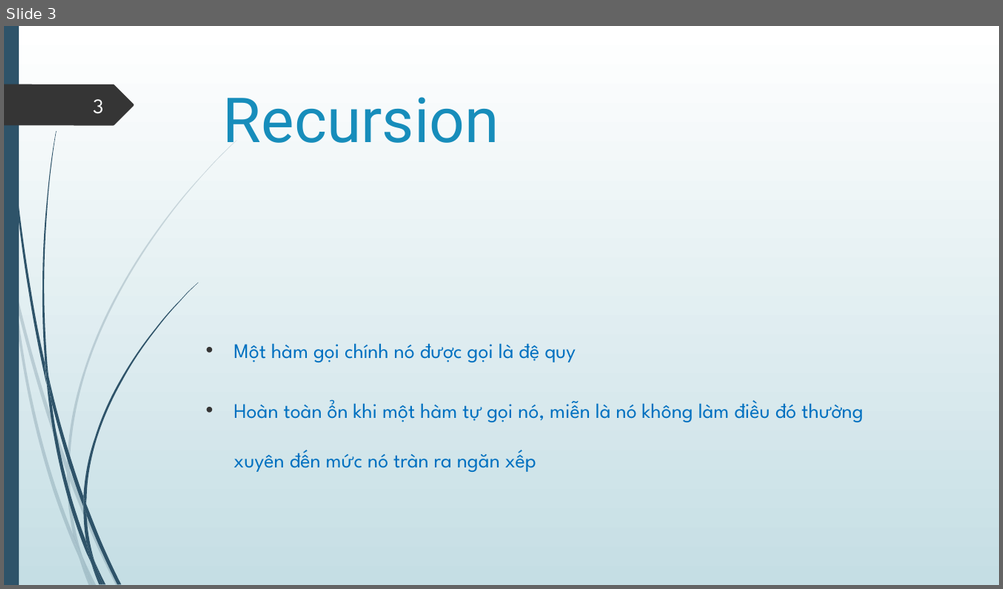
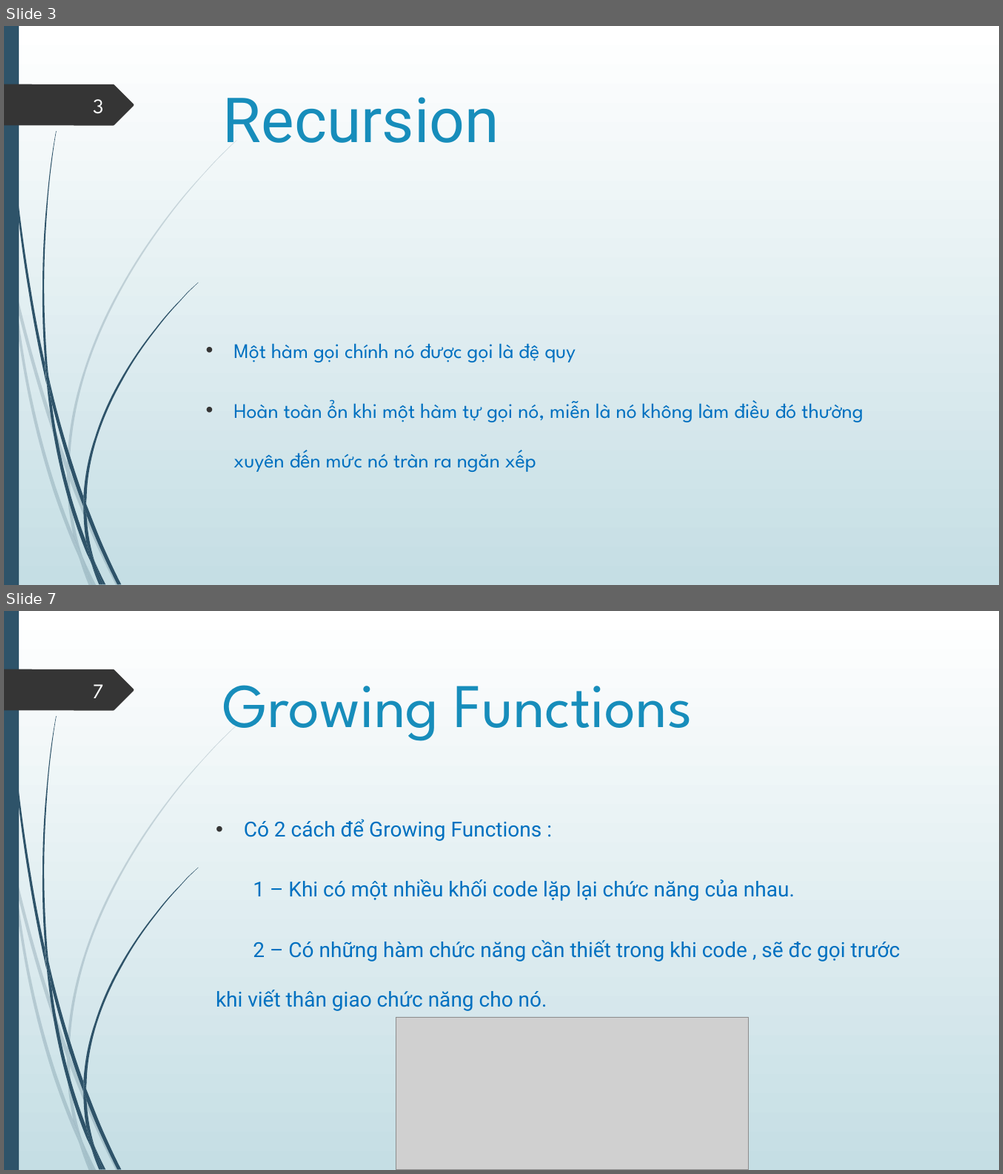
Before and after one commit to lionheartmettle/Bai-Tap-JS-TungNT72-, a slide deck: Slide/TungNT72.pptx. Shown one above the other, each under a label of ours: slide 3 before the commit, slides 3 and 7 after it; the slides between them are not shown. The pictures are 1003x589 and 1003x1174 pixels, drawn with LibreOffice and Linux fonts; fonts in the diff are those of the drawing; grey boxes stand for pictures. Boxes give left, top, right and bottom in pixels: in the first picture for what was removed or moved away, otherwise in the second. Text is boxed around its words. In the diff, an @@ line names an element or a change of style, - is before the commit and + after.

```diff
--- a/Slide/TungNT72.pptx
+++ b/Slide/TungNT72.pptx
@@ slide 7 added at (4,611,999,1170), background gradient #FFFFFF to #C5DEE5; not listed: 24 template elements that a slide beside it also shows @@
@@ page number added at (93,684,103,698), 20 pt, text #FEFFFF @@
+7
@@ title added at (223,685,692,741), 60 pt, text #178DBB @@
+Growing Functions
@@ text added at (216,819,900,1011), 20 pt, text #0070C0 @@
+• Có 2 cách để Growing Functions :
+1 – Khi có một nhiều khối code lặp lại chức năng của nhau.
+2 – Có những hàm chức năng cần thiết trong khi code , sẽ đc gọi trước khi viết thân giao chức năng cho nó.
@@ picture added at (395,1017,748,1170) @@
```
Also in this commit, not shown: 1 slide changed, 4 other slides added, 10 other files.
